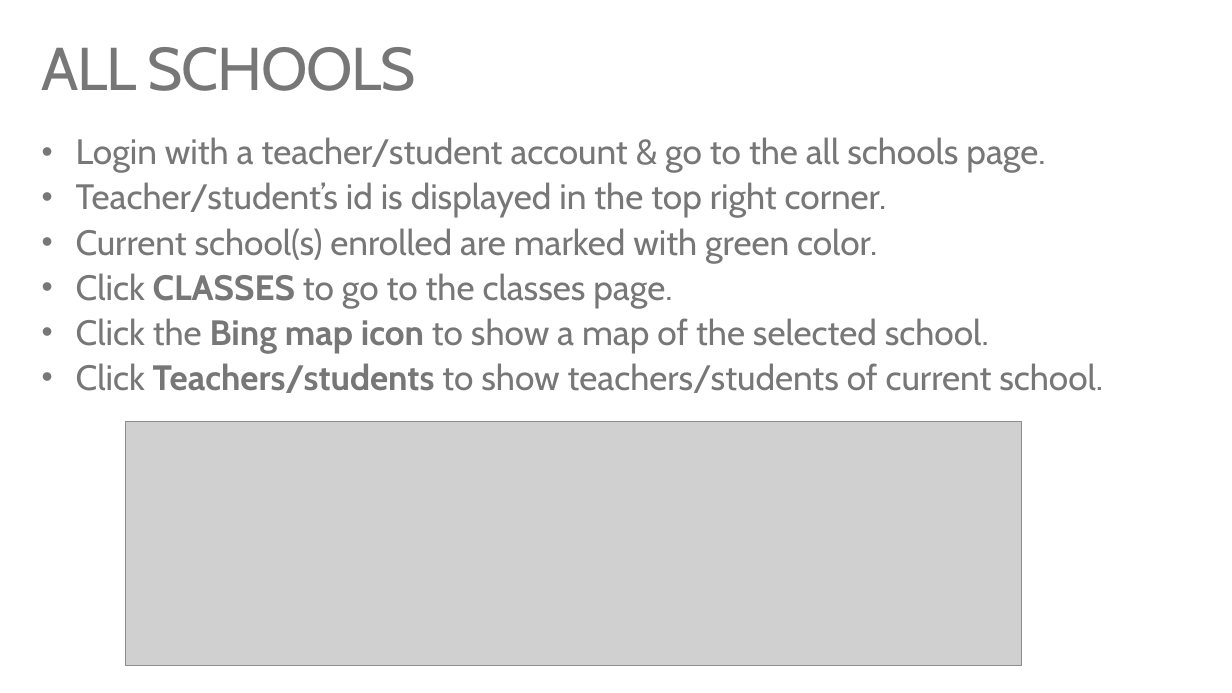
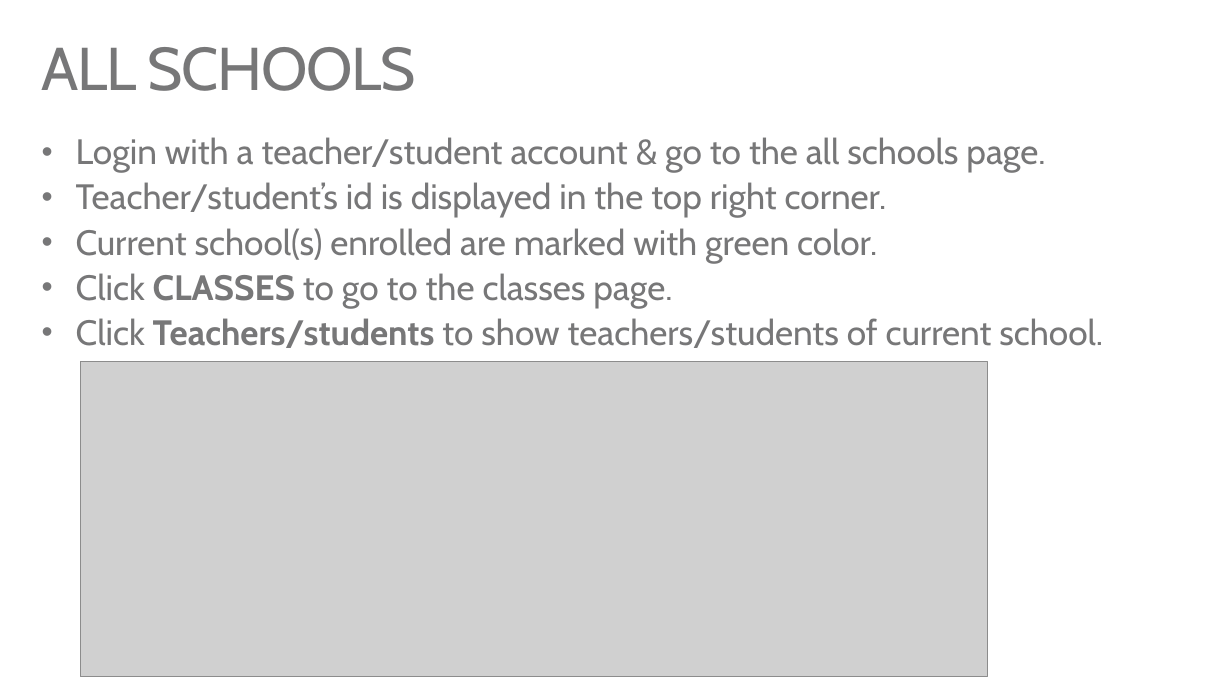
Before and after one commit to TylerLu/EDUGraphAPI-Ruby, a slide deck: slide 34 of EDU GRAPH-API Demo Script.pptx (slide 33 before the commit). Drawn at 1232x693 pixels with LibreOffice and Linux fonts; fonts in the diff are those of the drawing; grey boxes stand for pictures. Boxes give left, top, right and bottom in pixels: in the first picture for what was removed or moved away, otherwise in the second. Text is boxed around its words. In the diff, an @@ line names an element or a change of style, - is before the commit and + after.

```diff
--- a/EDU GRAPH-API Demo Script.pptx
+++ b/EDU GRAPH-API Demo Script.pptx
@@ text at box(76, 318, 989, 353): paragraph removed @@
-• Click the Bing map icon to show a map of the selected school.
@@ picture: place and size @@
-picture at box(125, 422, 1021, 666)
+picture at box(80, 361, 987, 677)
```
Also in this commit, not shown: 1 slide added, 3 other files.
